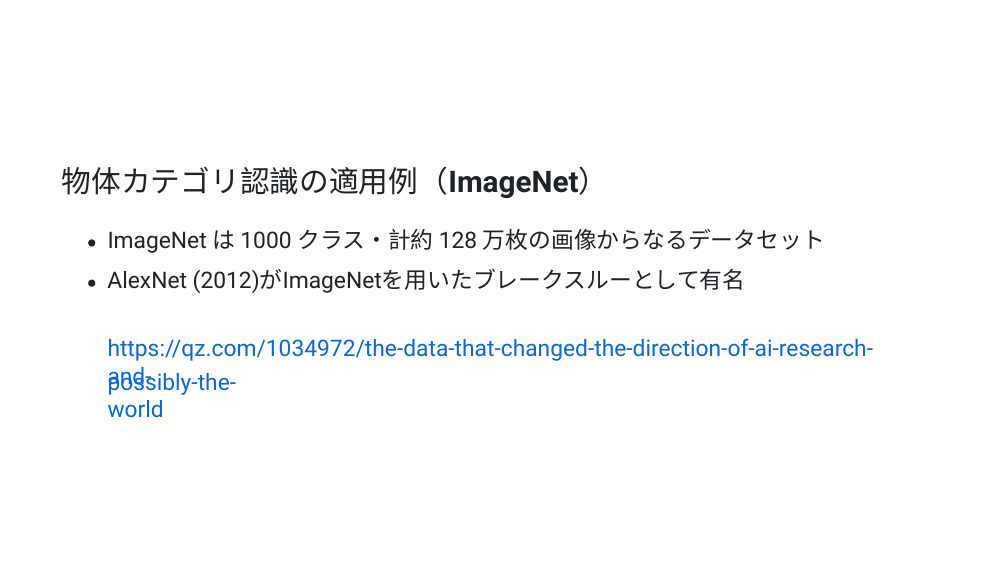
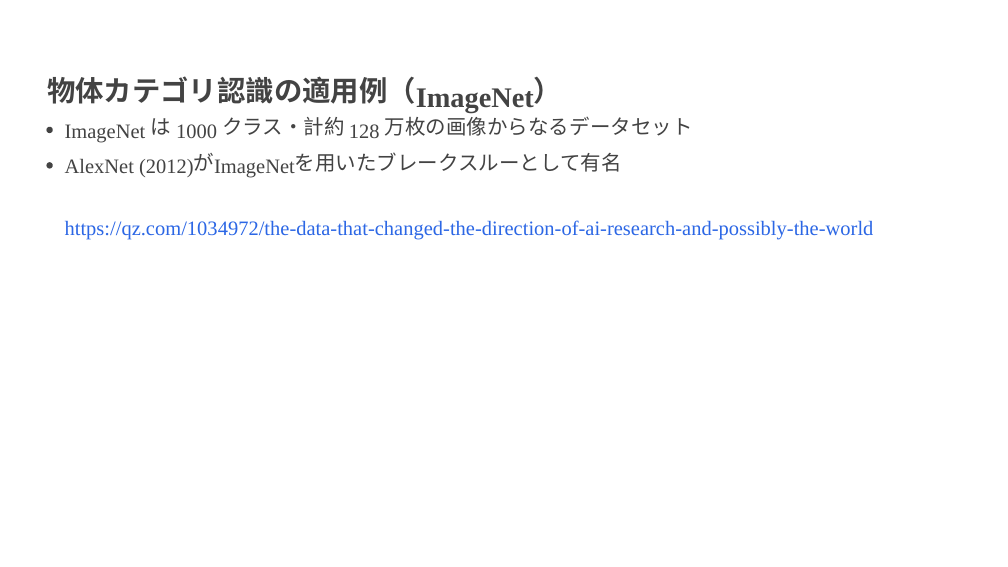
Before and after one commit to frinfo702/slides, a slide deck: slide 16 of nishikawa-lab/pptx/20251017_presentation.pptx. Drawn at 1008x567 pixels with LibreOffice and Linux fonts; fonts in the diff are those of the drawing. Boxes give left, top, right and bottom in pixels: in the first picture for what was removed or moved away, otherwise in the second. Text is boxed around its words. In the diff, an @@ line names an element or a change of style, - is before the commit and + after.

```diff
--- a/nishikawa-lab/pptx/20251017_presentation.pptx
+++ b/nishikawa-lab/pptx/20251017_presentation.pptx
@@ text at (47, 76, 416, 104): text changed; size 28.3 to 27 pt; font Calibri to Arial; text colour #1F2328 to #434343; bold on @@
-物体カテゴリ認識の適⽤例（ImageNet）
+物体カテゴリ認識の適⽤例（
@@ text added at (416, 88, 534, 112), 27 pt, text #434343, bold @@
+ImageNet
@@ text added at (534, 73, 563, 102), 27 pt, text #434343, bold @@
+）
@@ text added at (150, 118, 170, 135), 19.5 pt, text #434343 @@
+は
@@ text added at (222, 117, 345, 136), 19.5 pt, text #434343 @@
+クラス・計約
@@ text at (385, 117, 693, 136): text changed; size 21.7 to 19.5 pt; font Roboto to Lato; text colour #1F2328 to #434343 @@
-ImageNet は 1000 クラス・計約 128 万枚の画像からなるデータセット
+万枚の画像からなるデータセット
@@ freeform shape added at (46, 127, 52, 133), fill #434343 @@
@@ text added at (65, 124, 146, 143), 19.5 pt, text #434343 @@
+ImageNet
@@ text added at (176, 124, 217, 138), 19.5 pt, text #434343 @@
+1000
@@ text added at (349, 124, 380, 138), 19.5 pt, text #434343 @@
+128
@@ freeform shape added at (46, 163, 52, 169), fill #434343 @@
@@ text at (65, 159, 194, 177): text changed; size 21.7 to 19.5 pt; font Roboto to Times New Roman; text colour #1F2328 to #434343 @@
-AlexNet (2012)がImageNetを⽤いたブレークスルーとして有名
+AlexNet (2012)
@@ text added at (194, 153, 214, 171), 19.5 pt, text #434343 @@
+が
@@ text added at (214, 159, 295, 178), 19.5 pt, text #434343 @@
+ImageNet
@@ text added at (295, 152, 622, 172), 19.5 pt, text #434343 @@
+を⽤いたブレークスルーとして有名
@@ text at (65, 220, 874, 240): text changed; size 21.7 to 19.5 pt; font Roboto to Times New Roman; text colour #0969DA to #2C67E5 @@
-https://qz.com/1034972/the-data-that-changed-the-direction-of-ai-research-and-
+https://qz.com/1034972/the-data-that-changed-the-direction-of-ai-research-and-possibly-the-world
@@ freeform shape removed at (88, 240, 95, 247) @@
@@ freeform shape removed at (88, 280, 95, 287) @@
@@ text removed at (108, 370, 237, 418) @@
-possibly-the-world
```
Also in this commit, not shown: 16 other slides changed, 6 other files.
